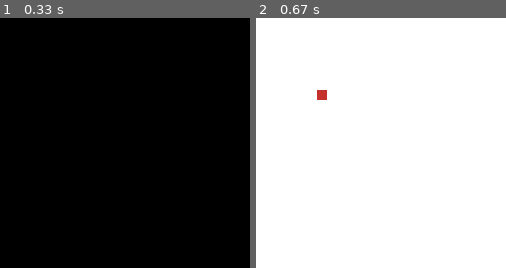
Above: before the commit, frames 1-2 (left to right).
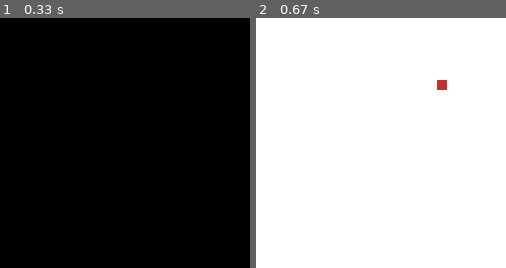
Above: after the commit, the same moments.

Repository: MrGoldSky/Git_yandex
Game: pygame game, started from Project_pygame/main.py
Two runs of this game, one before a commit and one after it. Both use one fixed random seed, a clock stepped at 60 frames per second and the inputs below.
Inputs:
- Up to frame 1 (0.33 s): no input
- Up to frame 2 (0.67 s): tap Enter at 0.33 s
The pictures show only the part of the screen within x 24-74%, y 34-84%; the shares and areas given below are measured in that part.

Frame 1 is identical in both runs. In frame 2, 0.3% of the frame differs, in the area x 24-77%, y 24-33%.

Commit message:
Изменён способ генерации яблок

Diff:
--- a/Project_pygame/main.py
+++ b/Project_pygame/main.py
@@ -145,10 +145,23 @@
 
 #---Генерация яблок---
 def apple_generate():
-    apple.append([
+    cycles = 0
+    coordinates = [
         randint(1, (WIDTH // 10)) * 10,
         randint(1, (HEIGHT // 10)) * 10
-        ])
+        ]
+    if len(apple) < 2400:
+        while coordinates in snake or coordinates in apple:
+            cycles += 1
+            if cycles < 100:
+                coordinates = [
+                    randint(1, (WIDTH // 10)) * 10,
+                    randint(1, (HEIGHT // 10)) * 10
+                    ]
+            else:
+                break
+        else:
+            apple.append(coordinates)
 
 
 #---Ранер---
Binary file changed: Project_pygame/base/db.sqlite
